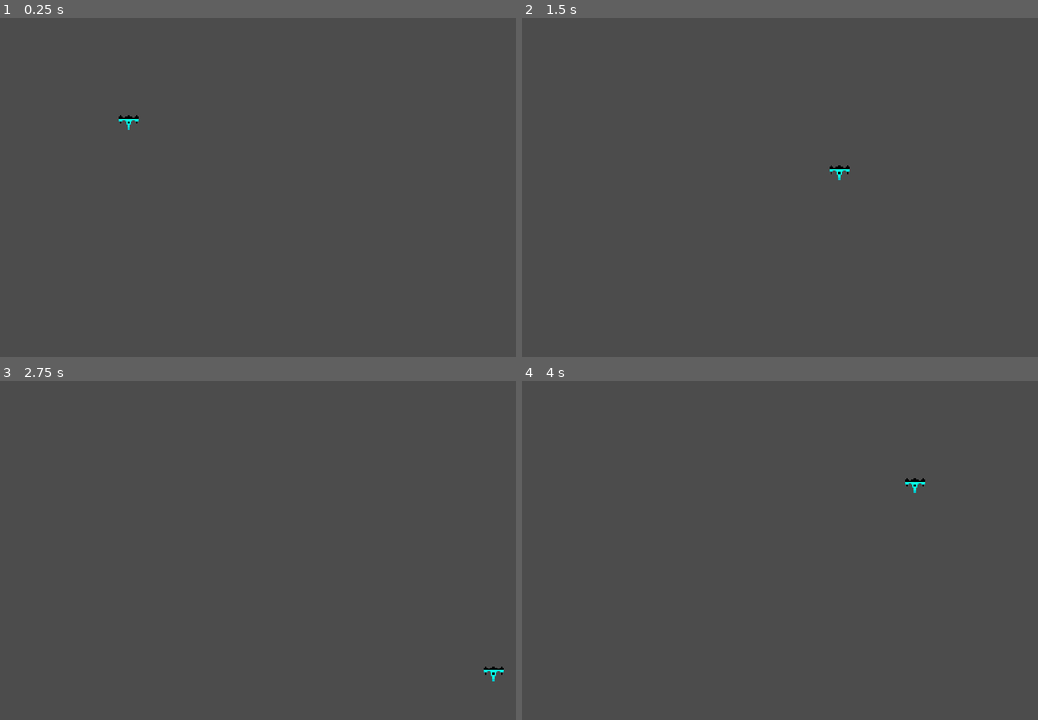
Above: before the commit, frames 1-4 (two rows, left to right).
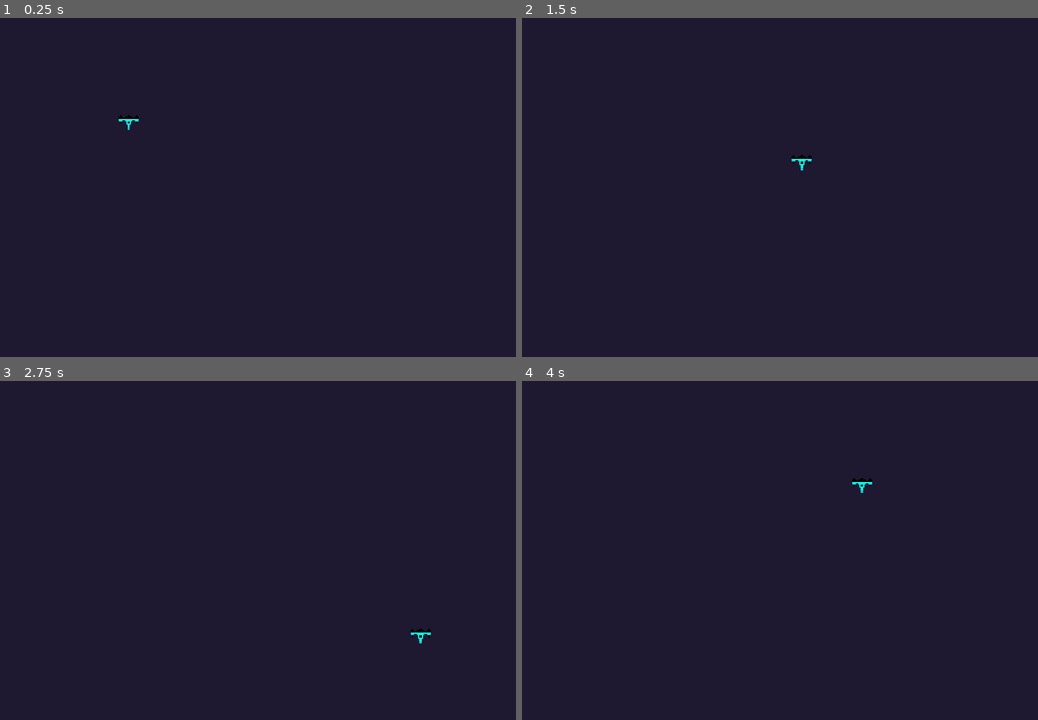
Above: after the commit, the same moments.

Repository: NicSkilzz/Space-360
Game: Godot game, scene res://World.tscn
Same seed, same stepped clock (60 frames per second), same inputs: the game is played once before the commit and once after it.
Inputs:
- Up to frame 1 (0.25 s): no input
- Up to frame 2 (1.5 s): tap Enter at 0.5 s; hold Right (ui_right) 0.53-1.28 s; hold Down (ui_down) from 1.28 s (still down)
- Up to frame 3 (2.75 s): release Down (ui_down) at 2.03 s; hold Right (ui_right) from 2.03 s (still down)
- Up to frame 4 (4 s): release Right (ui_right) at 2.78 s; hold Up (ui_up) 2.78-3.53 s; tap Space at 3.5 s; hold Left (ui_left) from 3.53 s (still down)

The runs differ from the first frame. In frame 1, 100% of the frame differs, in the area x 0-100%, y 0-100%; in frame 2, 100%; in frame 3, 100%; in frame 4, 100%.

Commit message:
Background added and movement speed lowered

Diff:
--- a/Space 360/Player.gd
+++ b/Space 360/Player.gd
@@ -1,6 +1,6 @@
 extends KinematicBody2D
 
-export (int) var speed = 200
+export (int) var speed = 160
 
 var velocity = Vector2()
 
--- a/Space 360/project.godot
+++ b/Space 360/project.godot
@@ -90,4 +90,5 @@
 [rendering]
 
 2d/snapping/use_gpu_pixel_snap=true
+environment/default_clear_color=Color( 0.121569, 0.0980392, 0.196078, 1 )
 environment/default_environment="res://default_env.tres"
Binary file added: Space 360/neon-space-32x - Copy.png
Not shown, added: Space 360/neon-space-32x - Copy.png.import
